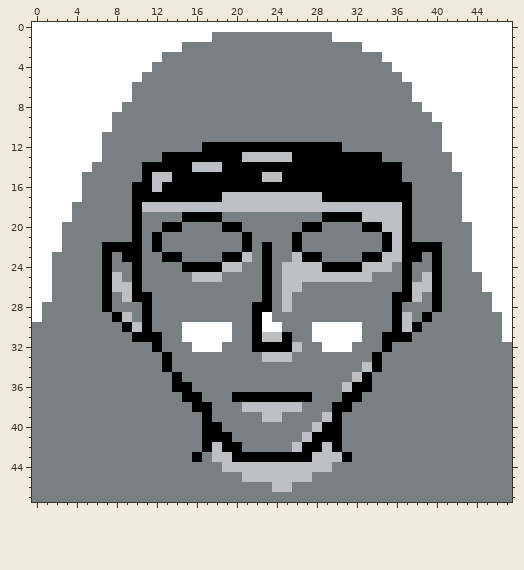
File history of a pixel-art sprite, Assets/Data/Images/Portraits/Werse/F.png. That is the earlier state.
The file is 48x48 pixels.
After the commit:
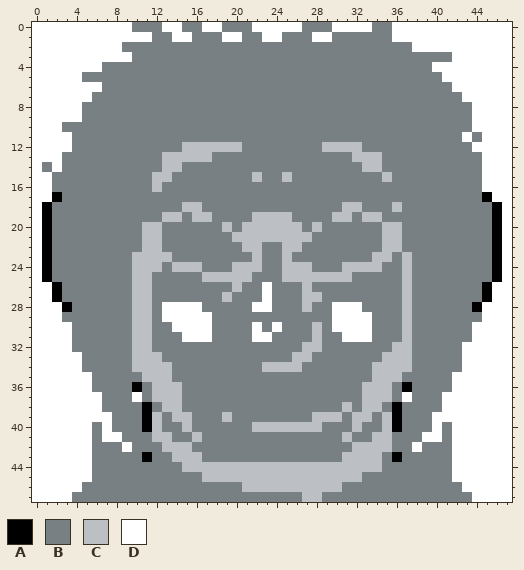
Palette (. is transparent): A #000000  B #788084  C #bcc0c4  D #ffffff
Changes in this commit:
Changed rows in their new state; - is an unchanged pixel.
first column x 0:
 0 ----------BBB--BB--BBB-----BBB----BB------------
 1 ------------BB--BB-DD--DD---DDBBBBBB------------
 2 ---------BBBBBB------------------BBBBB----------
 3 ----------BBB----------------------BBBBBBB------
 4 -------BBBBB------------------------BBBB--------
 5 -----BBBBBB--------------------------BBBB-------
 6 -------BBB----------------------------BBBB------
 7 ------BBBB----------------------------BBBBB-----
 8 -----BBBB------------------------------BBBBB----
 9 -----BBB--------------------------------BBBB----
10 ---BBBBB---------------------------------BBB----
11 ----BBB----------------------------------BB-B---
12 ----BBB--------CCCCCCBBBBBBBBCCCC--------BBB----
13 ---BBBB------CCCCCBBBBBBBBBBBBBBCCC-------BBB---
14 -B-BBB-----BBCCBBBBBBBBBBBBBBBBBBCCBB-----BBB---
15 --BBB------B--BBBBBBBBCBBCBBBBBBBBBCB------BB---
16 --BBB-----BB-BBBBBBBBBBBBBBBBBBBBBBBBB-----BB---
17 --ABB-----BBBBBBBBBBBBBBBBBBBBBBBBBBBB-----BBA--
18 -ABB------BBBBB--BBBBBBBBBBBBBB--BBB-B-----BBBA-
19 -ABB------B--CCBCCB---CCCC---BCCB--BBB-----BBBA-
20 -AB-------BCCBB----CBCCCCCCBC----BB--B------BBA-
21 -AB-------BCC-------CCCCCCCC-------C-B------BBA-
22 -AB----BBBBCC--------CCB-CC--------C-BBBB---BBA-
23 -A-----B-BCCCCB----BBBCB-CBBB----BC-BCB-B---BBA-
24 -A-----B--CCC-CCCBBB-CCB----BBBCC--B-C--B---BBA-
25 -A-----BB-CC----B--CCC-B--------BB---C-BB----BA-
26 --A----BBBCC--------C--D-BBC---------CBBB----A--
27 --A----B-BCC-------C---D-B-CC-------BCB-B----A--
28 -DDA---B--CC-DDDD-----DD-B-C--DDD---BC--B---AD--
29 -DD-----BBCC-DDDDD----BB------DDDD--B--B-----DD-
30 DDDD-----B-C--D---BB--DB----CB---D--B-B-----DDD-
31 DDDD------CCB-----BB--DDBB--CBB--D-BBC------DDD-
32 DDDD------CCB---BBB---BBBBBCCBBB---BCC-----DDDDD
33 DDDDD-----CCCB---------BBBCC------BCCC-----DDDDD
34 DDDDD-----CCCC---------CCCC------BCCCC-----DDDDD
35 DDDDDD-----CCCB-----------------BBCCC-----DDDDDD
36 DDDDDD----A-CCCB---------------BBCCC-A----DDDDDD
37 DDDDDDD---D-CCCBB---BBBBBBBB---BBCCC-D---DDDDDDD
38 DDDDDDD----A-CC-BB---BBBBBB---BC-CC-A----DDDDDDD
39 DDDDDDDD---AC-CC-B-C---BB---C-C-CC-CA---DDDDDDDD
40 DDDDDD-D---AC--C-BB---CCCCCC-BB-C--CA---D-DDDDDD
41 DDDDDD-DD---CC--CBBB-------BBBBC--CC---DD-DDDDDD
42 DDDDDD---D---CCC-BBBB-----BBBBB-CCCC--D---DDDDDD
43 DDDDDD-----A--CCC-BBBBBBBBBBBBBCCCC-A-----DDDDDD
44 DDDDDD---------CCCC-----------CCCCC-------DDDDDD
45 DDDDDD-----------CCCC-------CCCCC---------DDDDDD
46 DDDDD----------------CCC--CCCCC------------DDDDD
47 DDDD-----------------------CC---------------DDDD
Boxes around the changes in both pictures, in picture pixels (x1, y1, x2, y2):
changed: (32, 22, 512, 502)
